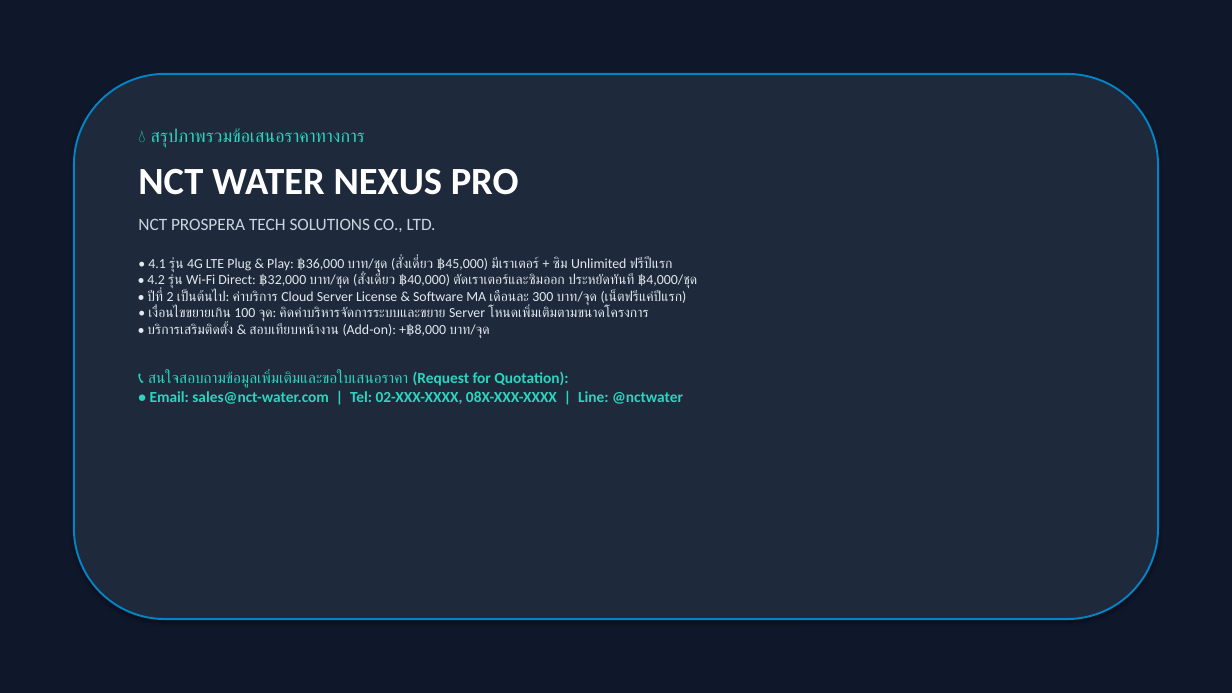
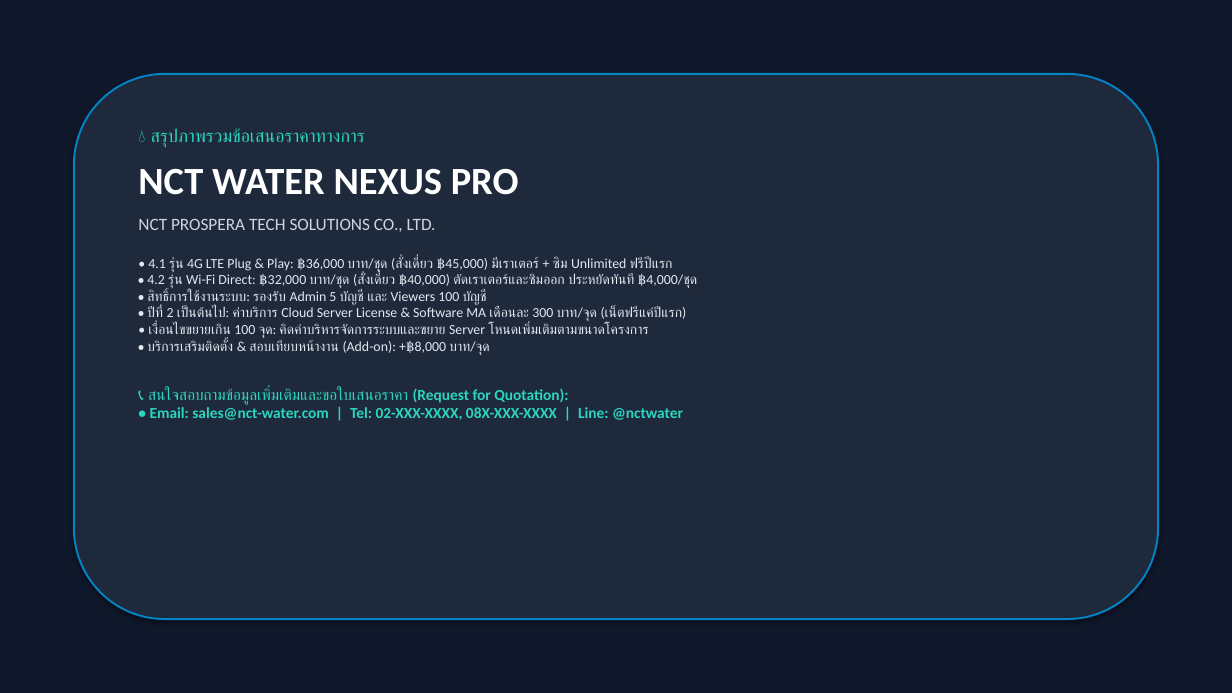
Before and after one commit to WoobWarb/nct-water-nexus, a slide deck: slide 8 of NCT_Water_Nexus_Report_and_Pricing.pptx. Drawn at 1232x693 pixels with LibreOffice and Linux fonts; fonts in the diff are those of the drawing. Boxes give left, top, right and bottom in pixels: in the first picture for what was removed or moved away, otherwise in the second. Text is boxed around its words. In the diff, an @@ line names an element or a change of style, - is before the commit and + after.

Commit message:
Update User Licenses: Admin 5 accounts and Viewers 100 accounts, regenerate all PDFs and slides

```diff
--- a/NCT_Water_Nexus_Report_and_Pricing.pptx
+++ b/NCT_Water_Nexus_Report_and_Pricing.pptx
@@ text at [147, 257, 697, 355]: text changed @@
-• 4.1 รุ่น 4G LTE Plug & Play: ฿36,000 บาท/ชุด (สั่งเดี่ยว ฿45,000) มีเราเตอร์ + ซิม Unlimited ฟรีปีแรก
-• 4.2 รุ่น Wi-Fi Direct: ฿32,000 บาท/ชุด (สั่งเดี่ยว ฿40,000) ตัดเราเตอร์และซิมออก ประหยัดทันที ฿4,000/ชุด
-• ปีที่ 2 เป็นต้นไป: ค่าบริการ Cloud Server License & Software MA เดือนละ 300 บาท/จุด (เน็ตฟรีแค่ปีแรก)
-• เงื่อนไขขยายเกิน 100 จุด: คิดค่าบริหารจัดการระบบและขยาย Server โหนดเพิ่มเติมตามขนาดโครงการ
-• บริการเสริมติดตั้ง & สอบเทียบหน้างาน (Add-on): +฿8,000 บาท/จุด
+• 4.1 รุ่น 4G LTE Plug & Play: ฿36,000 บาท/ชุด (สั่งเดี่ยว ฿45,000) มีเราเตอร์ + ซิม Unlimited ฟรีปีแรก
+• 4.2 รุ่น Wi-Fi Direct: ฿32,000 บาท/ชุด (สั่งเดี่ยว ฿40,000) ตัดเราเตอร์และซิมออก ประหยัดทันที ฿4,000/ชุด
+• สิทธิ์การใช้งานระบบ: รองรับ Admin 5 บัญชี และ Viewers 100 บัญชี
+• ปีที่ 2 เป็นต้นไป: ค่าบริการ Cloud Server License & Software MA เดือนละ 300 บาท/จุด (เน็ตฟรีแค่ปีแรก)
+• เงื่อนไขขยายเกิน 100 จุด: คิดค่าบริหารจัดการระบบและขยาย Server โหนดเพิ่มเติมตามขนาดโครงการ
+• บริการเสริมติดตั้ง & สอบเทียบหน้างาน (Add-on): +฿8,000 บาท/จุด
```
Also in this commit, not shown: 1 other slide changed, 9 other files.
